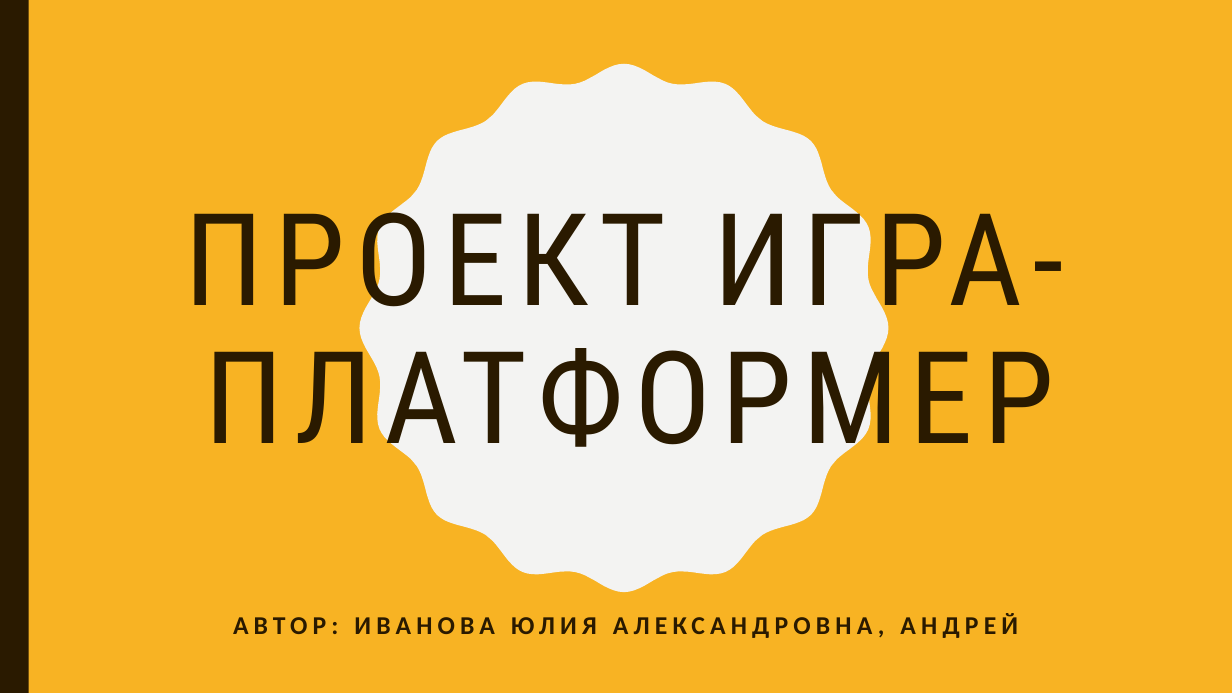
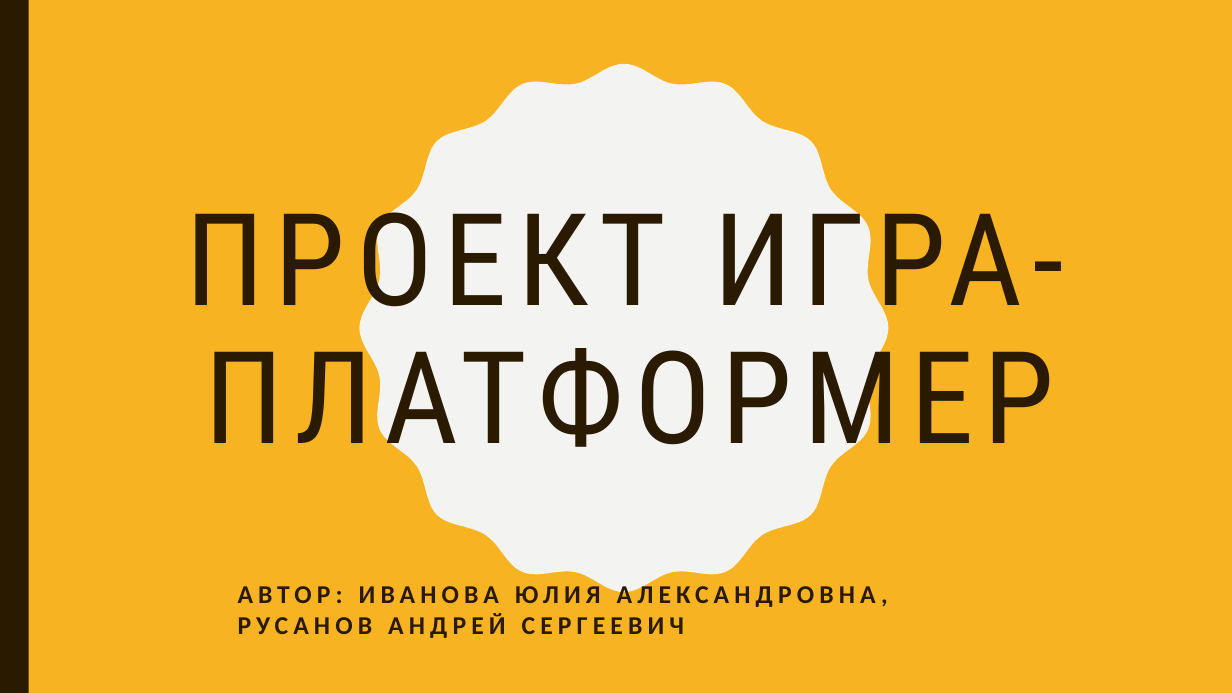
Before and after one commit to JulkaIvanova/SparkAndDrop, a slide deck: slide 1 of презентация.pptx. Drawn at 1232x693 pixels with LibreOffice and Linux fonts; fonts in the diff are those of the drawing. Boxes give left, top, right and bottom in pixels: in the first picture for what was removed or moved away, otherwise in the second. Text is boxed around its words. In the diff, an @@ line names an element or a change of style, - is before the commit and + after.

```diff
--- a/презентация.pptx
+++ b/презентация.pptx
@@ freeform shape at (360,64,889,592): outline redrawn @@
@@ text at (238,582,888,638): text changed @@
-АВТОР: ИВАНОВА ЮЛИЯ АЛЕКСАНДРОВНА, АНДРЕЙ
+АВТОР: ИВАНОВА ЮЛИЯ АЛЕКСАНДРОВНА, РУСАНОВ АНДРЕЙ СЕРГЕЕВИЧ
```
Also in this commit, not shown: 8 other slides changed, 1 other file.
